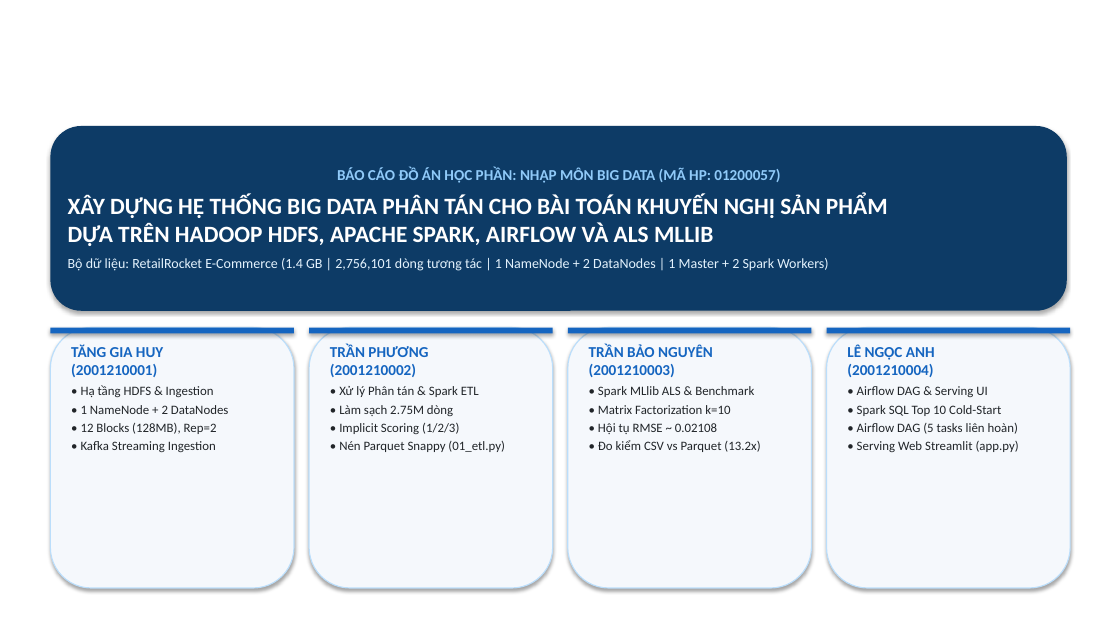
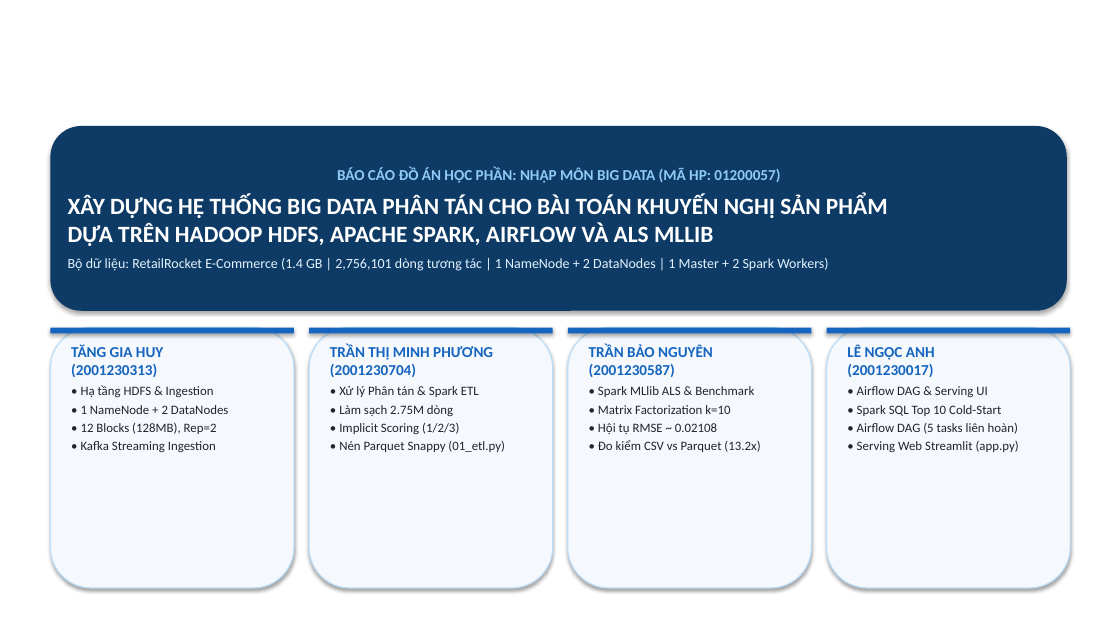
Before and after one commit to trng1006/Product_Recommender, a slide deck: slide 1 of Bao_Cao_BigData_HUIT_15Slides.pptx. Drawn at 1120x630 pixels with LibreOffice and Linux fonts; fonts in the diff are those of the drawing; background and template pictures are left out. Boxes give left, top, right and bottom in pixels: in the first picture for what was removed or moved away, otherwise in the second. Text is boxed around its words. In the diff, an @@ line names an element or a change of style, - is before the commit and + after.

```diff
--- a/Bao_Cao_BigData_HUIT_15Slides.pptx
+++ b/Bao_Cao_BigData_HUIT_15Slides.pptx
@@ text at <box>71,344,163,377</box>: text changed @@
-TĂNG GIA HUY
-(2001210001)
+TĂNG GIA HUY
+(2001230313)
@@ text at <box>330,344,493,377</box>: text changed @@
-TRẦN PHƯƠNG
-(2001210002)
+TRẦN THỊ MINH PHƯƠNG
+(2001230704)
@@ text at <box>589,344,713,377</box>: text changed @@
-TRẦN BẢO NGUYÊN
-(2001210003)
+TRẦN BẢO NGUYÊN
+(2001230587)
@@ text at <box>847,344,935,377</box>: text changed @@
-LÊ NGỌC ANH
-(2001210004)
+LÊ NGỌC ANH
+(2001230017)
```
Also in this commit, not shown: 11 other files.
